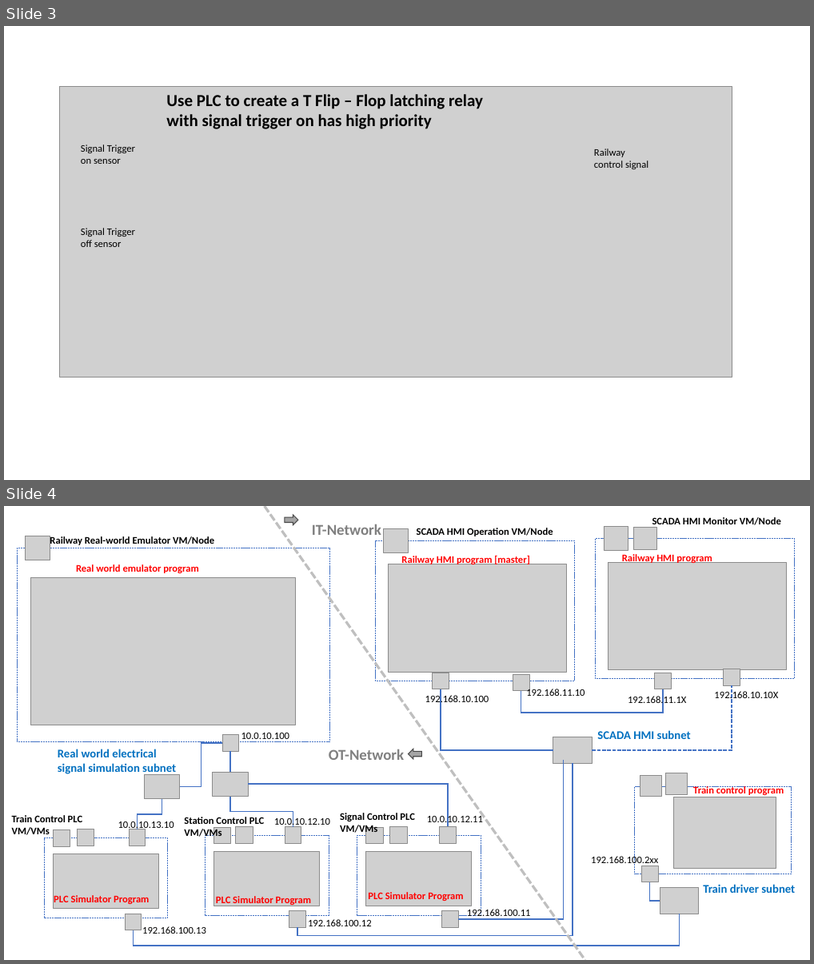
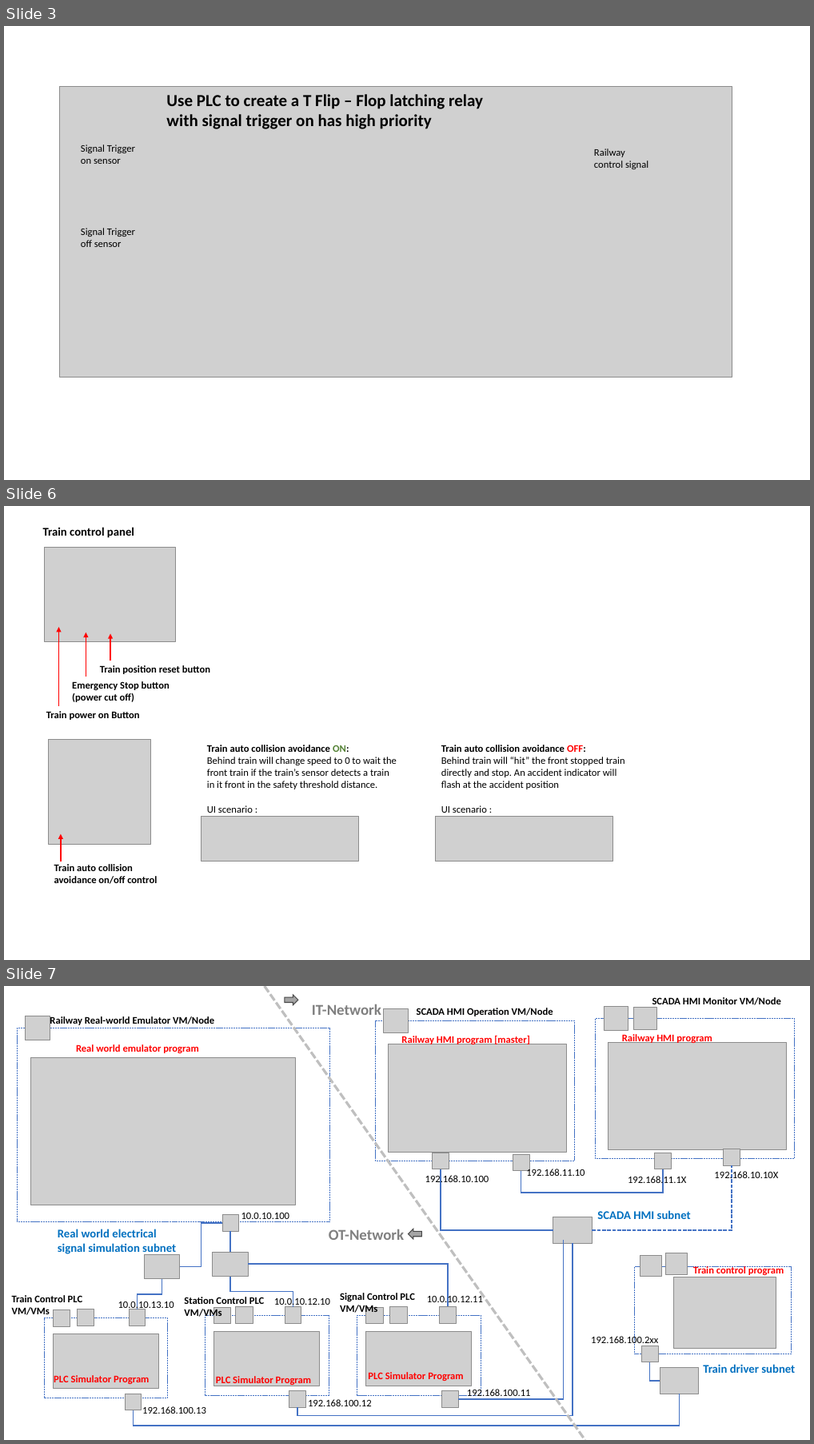
Before and after one commit to mrminhaz87/Railway-IT-OT-Demo, a slide deck: doc/designDoc.pptx. Shown one above the other, each under a label of ours: slides 3 and 4 before the commit, slides 3, 6 and 7 after it; the slides between them are not shown. The pictures are 814x964 and 814x1444 pixels, drawn with LibreOffice and Linux fonts; fonts in the diff are those of the drawing; grey boxes stand for pictures. Boxes give left, top, right and bottom in pixels: in the first picture for what was removed or moved away, otherwise in the second. Text is boxed around its words. In the diff, an @@ line names an element or a change of style, - is before the commit and + after.

```diff
--- a/doc/designDoc.pptx
+++ b/doc/designDoc.pptx
@@ slide 6 added at <box>4,506,810,960</box>, background #FFFFFF @@
@@ text added at <box>43,527,134,538</box>, 14 pt, text #000000, bold @@
+Train control panel
@@ picture added at <box>44,547,176,641</box> @@
@@ arrow added from (59, 706) to (59, 627), #FF0000 1.5 pt @@
@@ arrow added from (86, 676) to (86, 632), #FF0000 1.5 pt @@
@@ arrow added from (110, 661) to (110, 634), #FF0000 1.5 pt @@
@@ text added at <box>100,665,210,674</box>, 12 pt, text #000000, bold @@
+Train position reset button
@@ text added at <box>72,681,170,702</box>, 12 pt, text #000000, bold @@
+Emergency Stop button (power cut off)
@@ text added at <box>46,711,139,720</box>, 12 pt, text #000000, bold @@
+Train power on Button
@@ picture added at <box>48,739,151,844</box> @@
@@ text added at <box>207,744,397,812</box>, 12 pt, text #000000 @@
+Train auto collision avoidance ON:
+Behind train will change speed to 0 to wait the front train if the train’s sensor detects a train in it front in the safety threshold distance.
+UI scenario :
@@ text added at <box>442,744,626,812</box>, 12 pt, text #000000 @@
+Train auto collision avoidance OFF:
+Behind train will “hit” the front stopped train directly and stop. An accident indicator will flash at the accident position
+UI scenario :
@@ picture added at <box>202,816,358,861</box> @@
@@ picture added at <box>436,816,614,861</box> @@
@@ arrow added from (61, 861) to (61, 834), #FF0000 1.5 pt @@
@@ text added at <box>54,864,157,884</box>, 12 pt, text #000000, bold @@
+Train auto collision avoidance on/off control
@@ what was slide 4 is now slide 7 @@
```
Also in this commit, not shown: 2 other slides added, 14 other files.
